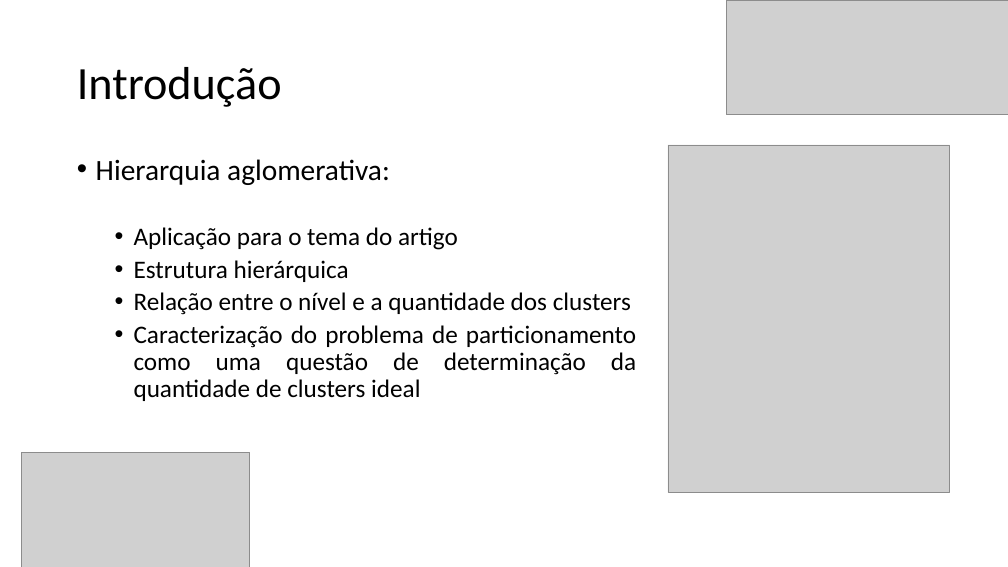
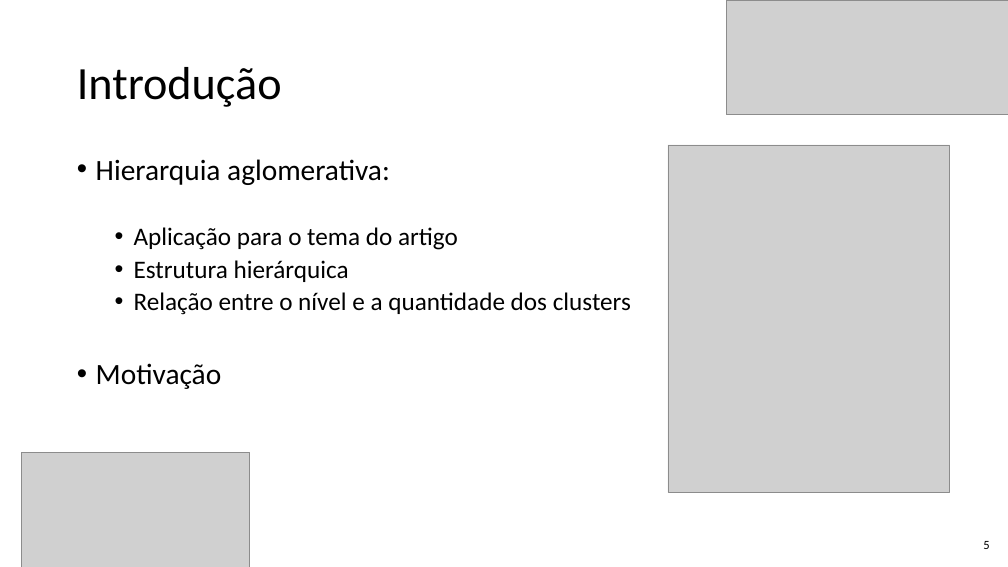
Before and after one commit to Marcio-Salmazo/PRT_Agrupamento, a slide deck: slide 5 of Seminario/Optimal Clusters V2.pptx. Drawn at 1008x567 pixels with LibreOffice and Linux fonts; fonts in the diff are those of the drawing; grey boxes stand for pictures. Boxes give left, top, right and bottom in pixels: in the first picture for what was removed or moved away, otherwise in the second. Text is boxed around its words. In the diff, an @@ line names an element or a change of style, - is before the commit and + after.

```diff
--- a/Seminario/Optimal Clusters V2.pptx
+++ b/Seminario/Optimal Clusters V2.pptx
@@ text at (x1=96, y1=363, x2=222, y2=389): text changed; size 24 to 28 pt @@
-  • Caracterização do problema de particionamento como uma questão de determinação da quantidade de clusters ideal
+• Motivação
@@ rectangle added at (x1=969, y1=525, x2=1005, y2=565), fill #FFFFFF, outline #FFFFFF 1 pt, 12 pt, text #000000 @@
+5
```
Also in this commit, not shown: 24 other slides changed, 1 slide removed, 1 other file.
